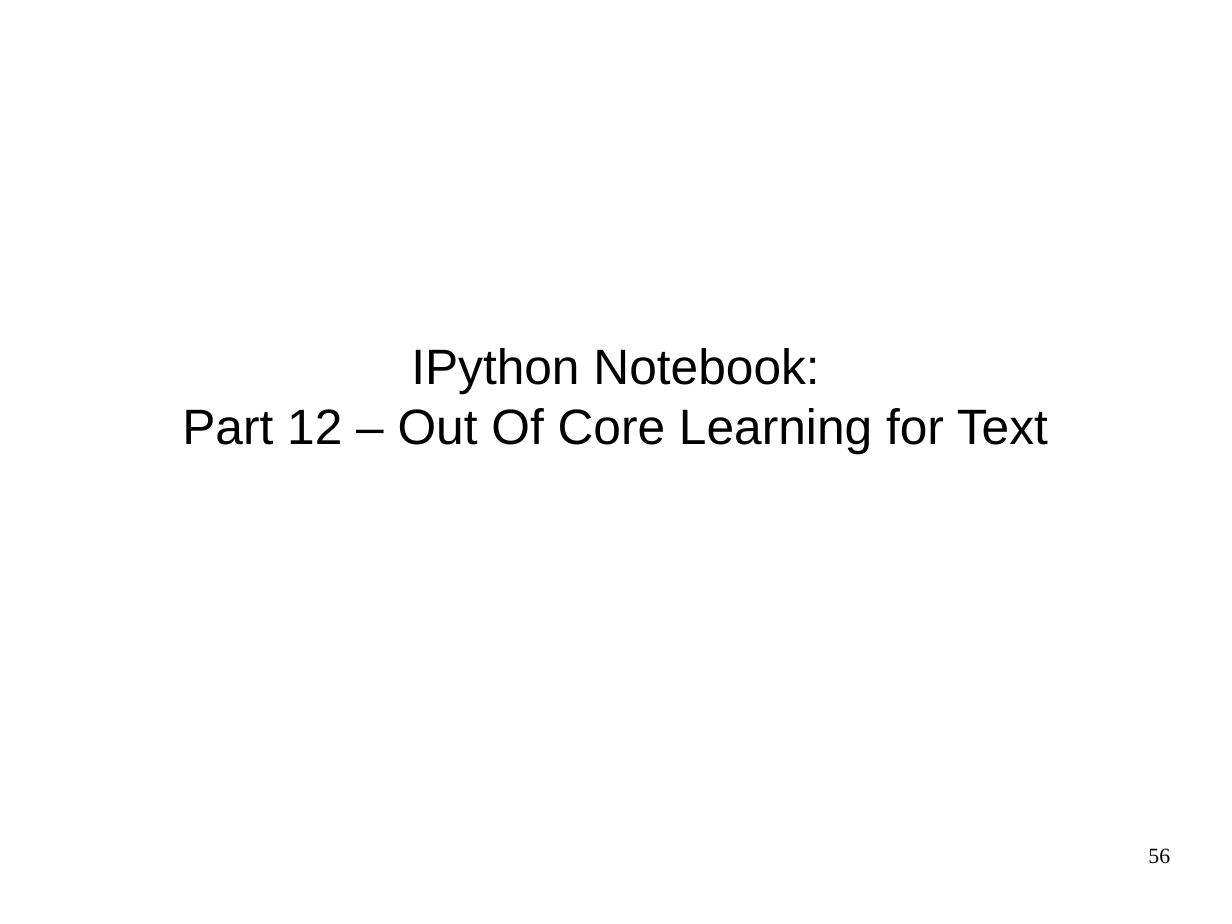
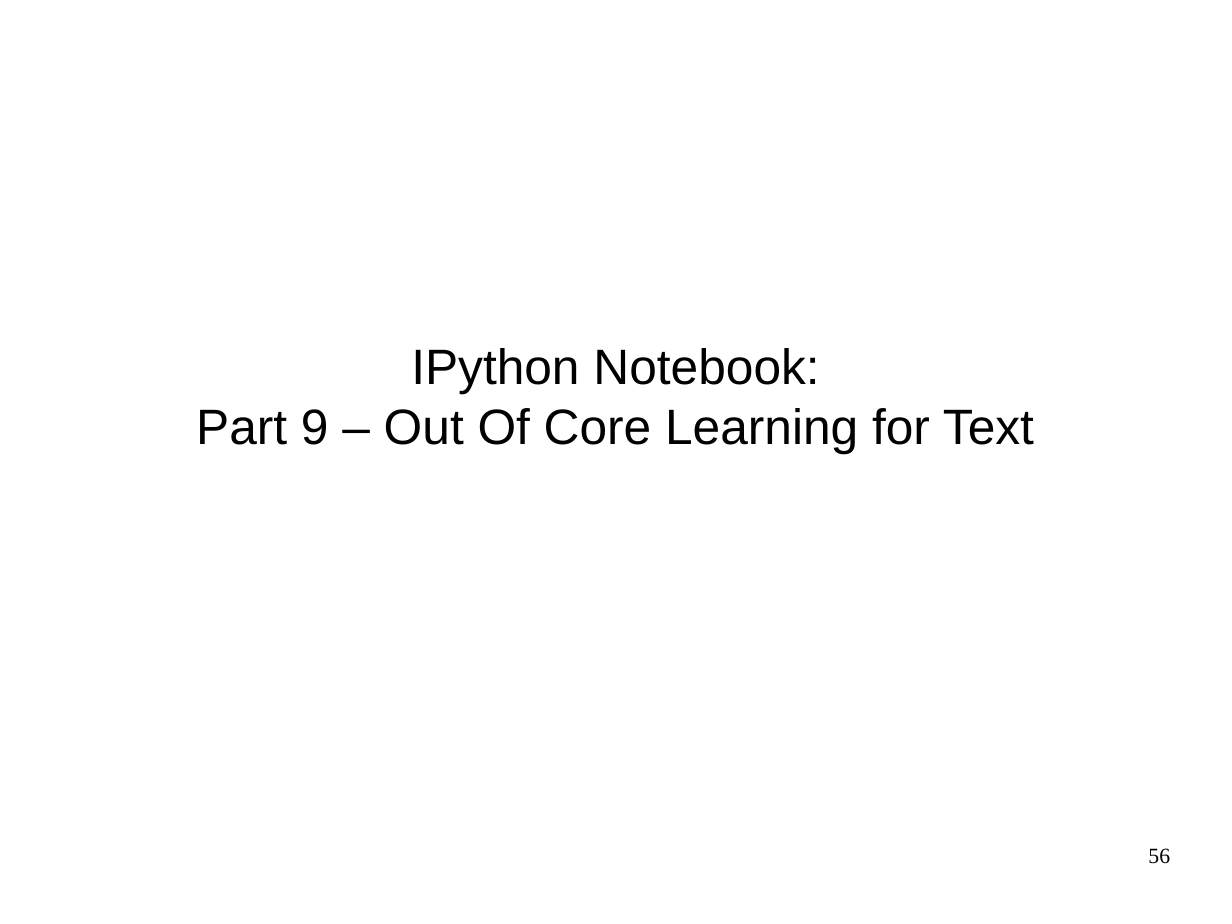
Before and after one commit to amueller/odscon-sf-2015, a slide deck: slide 56 of machine-learning-with-scikit-learn-odscon-SF-2015.odp. Drawn at 1232x924 pixels with LibreOffice and Linux fonts; fonts in the diff are those of the drawing. Boxes give left, top, right and bottom in pixels: in the first picture for what was removed or moved away, otherwise in the second. Text is boxed around its words. In the diff, an @@ line names an element or a change of style, - is before the commit and + after.

```diff
--- a/machine-learning-with-scikit-learn-odscon-SF-2015.odp
+++ b/machine-learning-with-scikit-learn-odscon-SF-2015.odp
@@ subtitle at bbox=[196, 408, 1034, 453]: text changed @@
-Part 12 – Out Of Core Learning for Text
+Part 9 – Out Of Core Learning for Text
```
Also in this commit, not shown: 6 other slides changed, 16 slides added, 17 slides removed, 1 other file.
